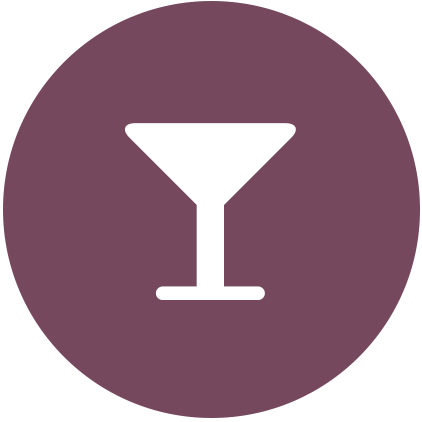
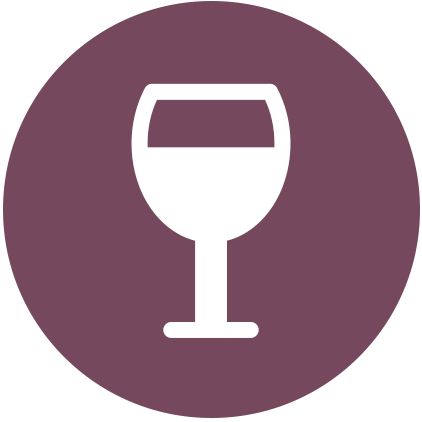
Before/after of a 422×422 layered artwork. What changed in the layer stack:
painted on (unnamed layer) over (125, 83, 296, 338)
